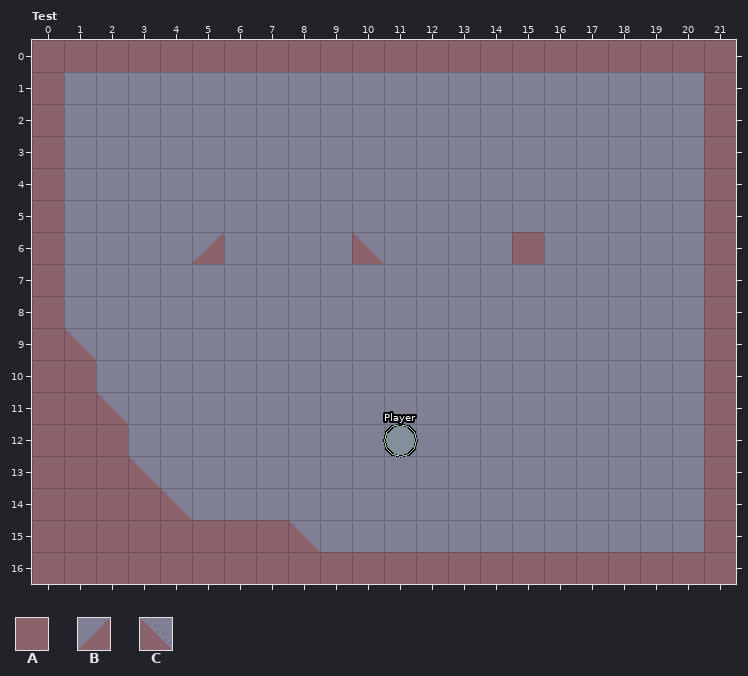
Two versions of a level (LDtk project, sample/res/Levels.ldtk). The picture above was drawn from the file before the commit.
Cells are 32x32 px. Shown: Test x 0..21, y 0..16. The commit also changed other parts of the map, which this record leaves out.
Key: from "Collision": A 0, B 1, C 2.
_ is an empty cell.
Objects are placed by their top-left corner, in cells (3,4 is the top-left corner of cell 3,4); size is 1x1 cell unless given.
Layer "Collisions" before, first column x 0:
 0 AAAAAAAAAAAAAAAAAAAAAA
 1 A____________________A
 2 A____________________A
 3 A____________________A
 4 A____________________A
 5 A____________________A
 6 A____B____C____A_____A
 7 A____________________A
 8 A____________________A
 9 AC___________________A
10 AA___________________A
11 AAC__________________A
12 AAA__________________A
13 AAAC_________________A
14 AAAAC________________A
15 AAAAAAAAC____________A
16 AAAAAAAAAAAAAAAAAAAAAA
Objects on layer "Entities" before:
"Player" ellipse at 11,12
And afterwards:
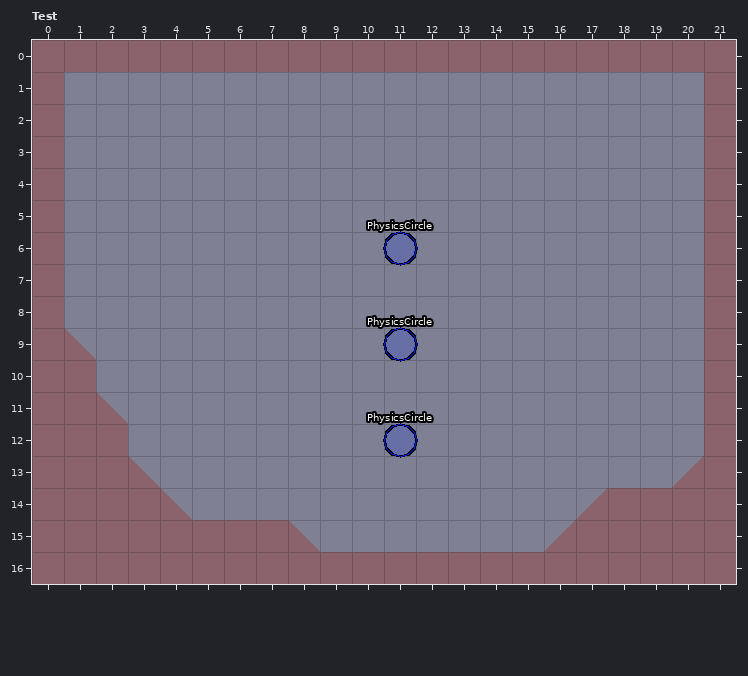
See-through tiles are keyed as they look on the map.
Difference:
Changed rows in their new state; . is an unchanged cell.
Layer "Collisions":
first column x 5:
 6 _...._...._
first column x 16:
13 ....B
14 .BAAA
15 BAAAA
Layer "Entities":
added: "PhysicsCircle" ellipse at 11,12
added: "PhysicsCircle" ellipse at 11,9
added: "PhysicsCircle" ellipse at 11,6
removed: "Player" ellipse at 11,12
